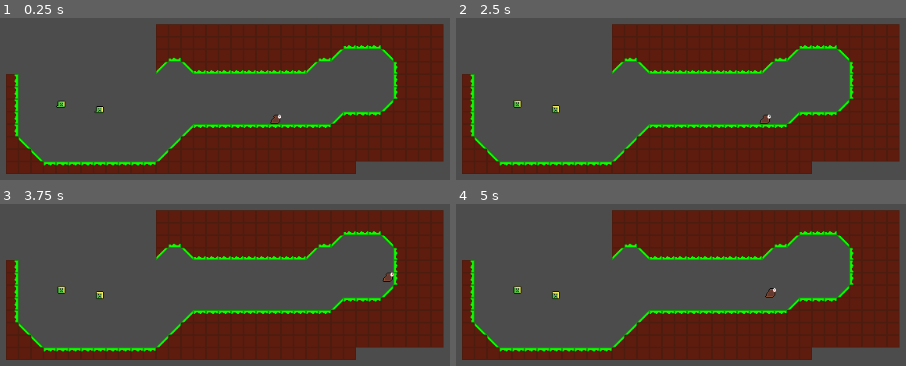
Above: before the commit, frames 1-4 (two rows, left to right).
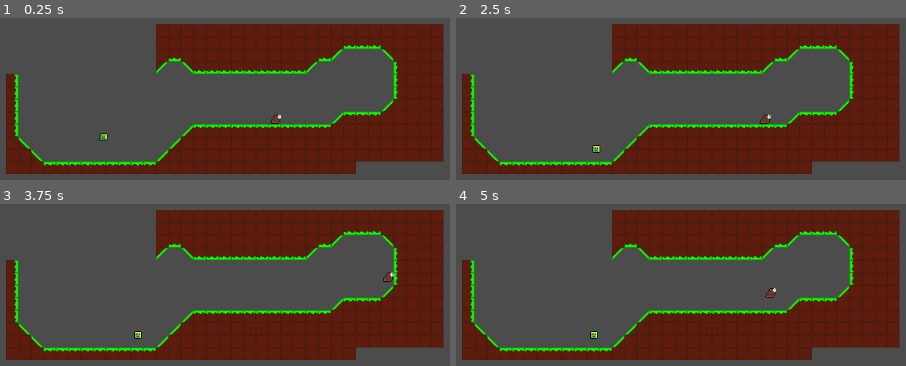
Above: after the commit, the same moments.

Repository: Shoter99/GameJamFirst
Game: Godot game, scene res://enviroment/level prefab/Level test.tscn
The game is run twice, just before and just after one commit, with the same random seed, the same clock (stepped at 60 frames per second) and the same inputs.
Inputs:
- Up to frame 1 (0.25 s): no input
- Up to frame 2 (2.5 s): hold Shift (Slide) 0.53-1.28 s; hold Right (move_right) 0.53-2.03 s; tap Space (jump) at 0.77, 1.52, 2 s; tap Enter at 1.25 s; tap Shift (Slide) at 1.35 s; hold Left (move_left) from 2.03 s (still down); hold Shift (Slide) from 2.03 s (still down)
- Up to frame 3 (3.75 s): tap Enter at 2.75 s; release Left (move_left) at 2.78 s; release Shift (Slide) at 2.78 s; hold Right (move_right) from 2.78 s (still down); tap Shift (Slide) at 2.85 s; tap Space (jump) at 3.02 s; hold Shift (Slide) from 3.53 s (still down)
- Up to frame 4 (5 s): tap Space (jump) at 3.77, 4.52 s; release Right (move_right) at 4.28 s; release Shift (Slide) at 4.28 s; hold Left (move_left) from 4.28 s (still down); tap Shift (Slide) at 4.35 s

The runs differ from the first frame. In frame 1, 0.2% of the frame differs, in the area x 12-24%, y 51-76%; in frame 2, 0.3%, in the area x 12-32%, y 50-84%; in frame 3, 0.3%; in frame 4, 0.3%.
Error before the commit: Parse Error: Unknown class: "Enemy" (res://entities/enemy/LeftRightEnemy.gd:1)

Commit message:
Revert "Merge pull request #16 from Shoter99/multiHpEnemies"
This reverts commit 92bacb3326f16c2fdab11d71003065ccc55edb31, reversing
changes made to 5bb2b9c0f92f7f637d1aa34d96891e0f894b0e57.

Diff:
--- a/entities/enemy/Enemy.tscn
+++ b/entities/enemy/Enemy.tscn
@@ -1,7 +1,7 @@
-[gd_scene load_steps=8 format=2]
+[gd_scene load_steps=7 format=2]
 
 [ext_resource path="res://Sprites/slime_walk2.png" type="Texture" id=1]
-[ext_resource path="res://entities/enemy/LeftRightEnemy.gd" type="Script" id=2]
+[ext_resource path="res://entities/enemy/Enemy.gd" type="Script" id=2]
 [ext_resource path="res://Sprites/slime_walk1.png" type="Texture" id=3]
 
 [sub_resource type="SpriteFrames" id=3]
@@ -12,46 +12,32 @@
 "speed": 5.0
 } ]
 
-[sub_resource type="RectangleShape2D" id=4]
-extents = Vector2( 6, 3.5 )
-
 [sub_resource type="RectangleShape2D" id=1]
-extents = Vector2( 5, 3.5 )
+extents = Vector2( 16, 10.5 )
 
 [sub_resource type="RectangleShape2D" id=2]
-extents = Vector2( 4, 1.5 )
+extents = Vector2( 18, 5.5 )
 
 [node name="Node2D" type="Node2D"]
 
-[node name="LeftRightEnemySlime" type="KinematicBody2D" parent="."]
-collision_layer = 16
+[node name="Enemy" type="KinematicBody2D" parent="."]
+collision_mask = 2
 script = ExtResource( 2 )
-maxEnemyHealth = null
-enemyHealth = null
 
-[node name="Enemy" type="AnimatedSprite" parent="LeftRightEnemySlime"]
-position = Vector2( 0, -5 )
+[node name="Enemy" type="AnimatedSprite" parent="Enemy"]
+position = Vector2( -4.17233e-07, -16 )
 frames = SubResource( 3 )
 animation = "walk"
 playing = true
 
-[node name="playerKiller" type="Area2D" parent="LeftRightEnemySlime"]
-position = Vector2( 0, -3.5 )
-
-[node name="PlayerkillerShape" type="CollisionShape2D" parent="LeftRightEnemySlime/playerKiller"]
-modulate = Color( 0.545098, 0.0431373, 0.0431373, 1 )
-shape = SubResource( 4 )
-
-[node name="CollisionShape2D" type="CollisionShape2D" parent="LeftRightEnemySlime"]
-position = Vector2( 0, -3.5 )
+[node name="CollisionShape2D" type="CollisionShape2D" parent="Enemy"]
+position = Vector2( 0, -10.5 )
 shape = SubResource( 1 )
 
-[node name="playerDetector" type="Area2D" parent="LeftRightEnemySlime/CollisionShape2D"]
-collision_layer = 0
+[node name="playerDetector" type="Area2D" parent="Enemy/CollisionShape2D"]
 
-[node name="CollisionShape2D" type="CollisionShape2D" parent="LeftRightEnemySlime/CollisionShape2D/playerDetector"]
-position = Vector2( 0, -5 )
+[node name="CollisionShape2D" type="CollisionShape2D" parent="Enemy/CollisionShape2D/playerDetector"]
+position = Vector2( 0, -16 )
 shape = SubResource( 2 )
 
-[connection signal="body_entered" from="LeftRightEnemySlime/playerKiller" to="LeftRightEnemySlime" method="_on_playerKiller_body_entered"]
-[connection signal="body_entered" from="LeftRightEnemySlime/CollisionShape2D/playerDetector" to="LeftRightEnemySlime" method="_on_playerDetector_body_entered"]
+[connection signal="body_entered" from="Enemy/CollisionShape2D/playerDetector" to="Enemy" method="_on_playerDetector_body_entered"]
--- a/entities/enemy/LeftRightEnemy.gd
+++ /dev/null
@@ -1,20 +0,0 @@
-extends Enemy
-
-export var slimeDmg: = 1
-
-#self.maxEnemyHealth = 2
-
-func _ready():
-	velocity.x = 32
-	self.enemyHealth = self.maxEnemyHealth
-
-
-func _physics_process(delta):
-	if is_on_wall():
-		velocity.x = -velocity.x
-
-func _on_playerDetector_body_entered(body):
-	self.hurt_and_die(1)
-
-func _on_playerKiller_body_entered(body):
-	Global.life = Global.life - slimeDmg
--- a/enviroment/level prefab/Level test.tscn
+++ b/enviroment/level prefab/Level test.tscn
@@ -236,7 +236,4 @@
 gravity = 1500
 
 [node name="Node2D" parent="." instance=ExtResource( 3 )]
-position = Vector2( 167, 315 )
-
-[node name="Node2D2" parent="." instance=ExtResource( 3 )]
-position = Vector2( 216, 322 )
+position = Vector2( 213, 359 )
